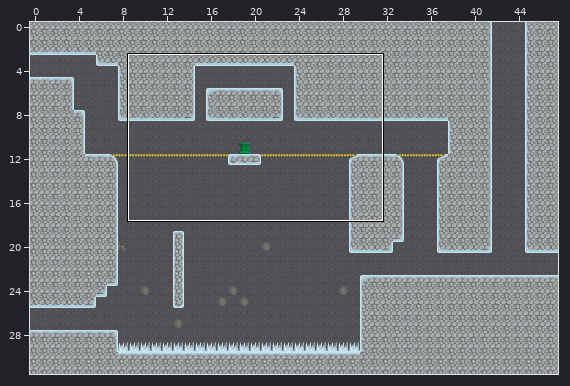
Two states of a Tiled map, TiledMaps/room5-1.tmx. Above, an overview of the earlier version with the close-up marked.
Close-up. Earlier state:
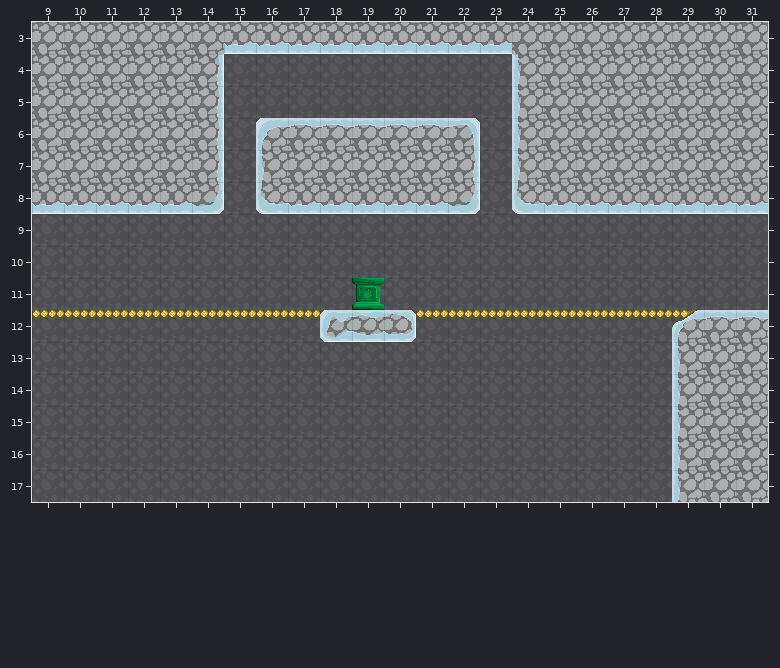
Cells are 32x32 px. Shown: x 9..31, y 3..17.
Now the later version:
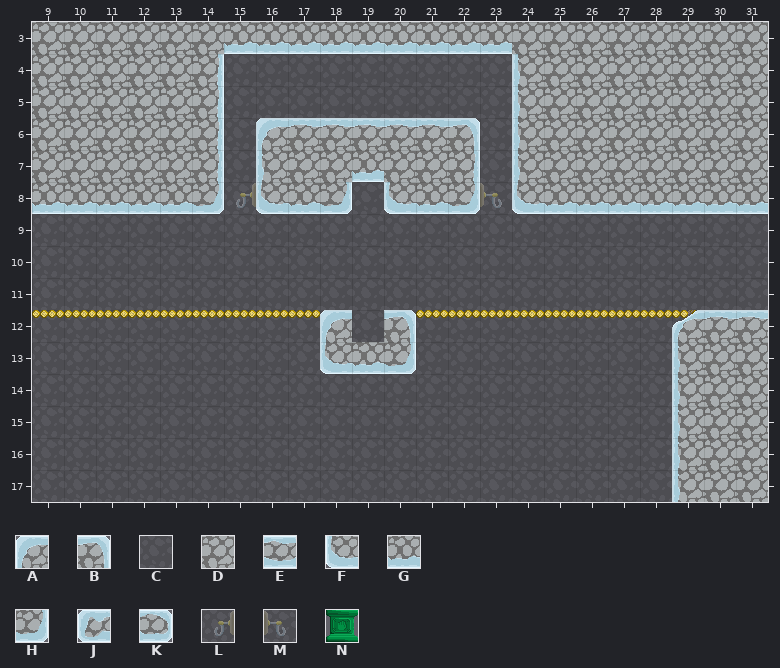
Key: from "tilemap": A 3, B 5, C 8, D 10, E 12, F 15, G 16, H 17, J 18, K 20, L 37, M 38, N 45.
_ is an empty cell.
Tiles replaced or removed in this view: C, D, E, G, J, K, N.
See-through tiles are keyed as they look on the map.
Changes in this commit:
Changed rows in their new state; . is an unchanged cell.
Layer "tilemap":
first column x 15:
 8 L.......M
Layer "foreground":
first column x 18:
 7 .G.
 8 H_F
11 ._.
12 A_B
13 FGH
Where, in picture pixels (left, top, right, bottom), the same in both close-ups:
changed: (320, 159, 414, 214)
changed: (236, 183, 256, 208)
changed: (480, 183, 502, 208)
changed: (320, 278, 416, 374)
